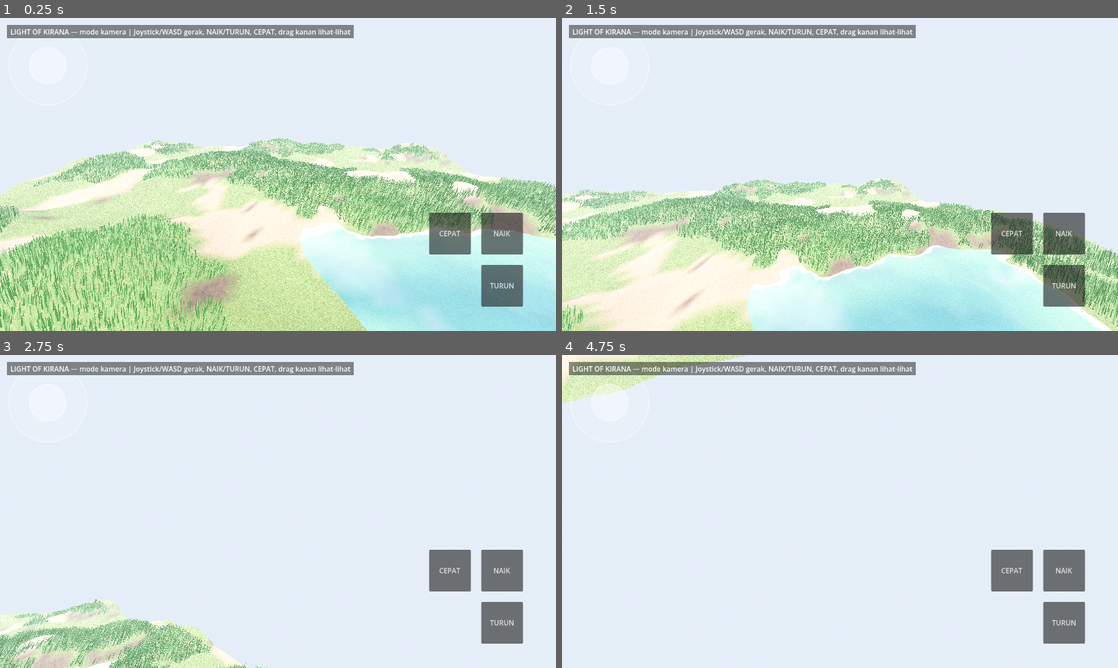
Above: before the commit, frames 1-4 (two rows, left to right).
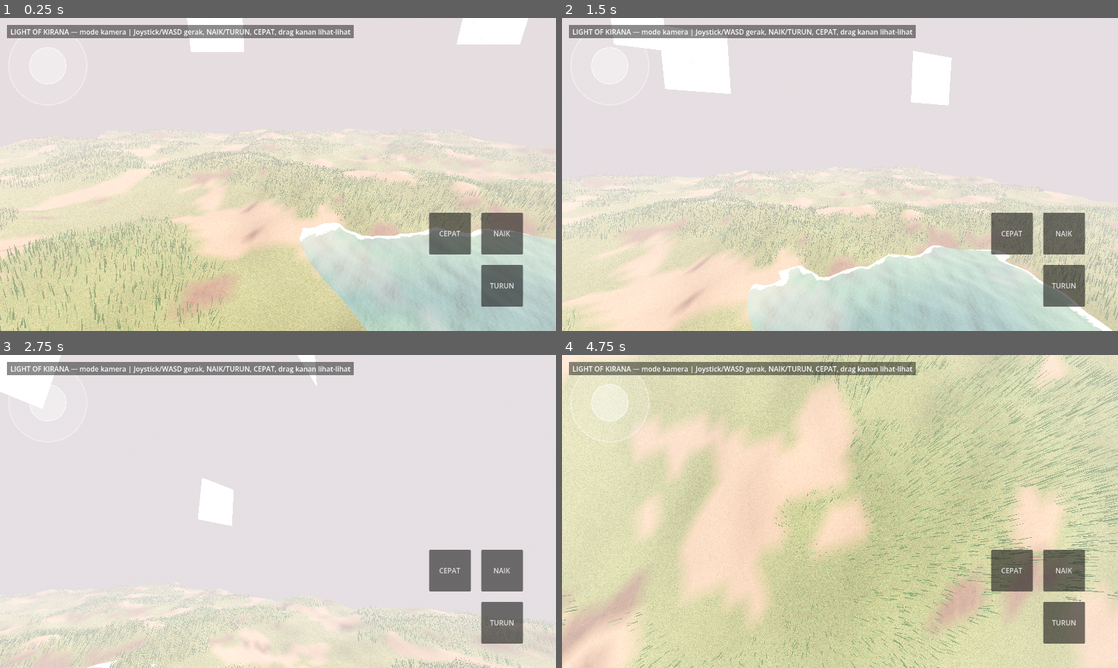
Above: after the commit, the same moments.

Repository: bagus123triga/light-of-kirana
Game: Godot game, scene res://scenes/main.tscn
Same seed, same stepped clock (60 frames per second), same inputs: the game is played once before the commit and once after it.
Inputs (mouse positions are in pixels of both pictures, inside the frame that each line leads up to):
- Up to frame 1 (0.25 s): no input
- Up to frame 2 (1.5 s): drag from (612, 64) to (895, 105) at 0.52 s; drag from (728, 190) to (812, 237) at 1.27 s
- Up to frame 3 (2.75 s): move the mouse to (333, 442) at 2.02 s; hold D from 2.03 s (still down); hold Shift from 2.03 s (still down)
- Up to frame 4 (4.75 s): release D at 2.75 s; release Shift at 2.75 s; drag from (812, 574) to (673, 464) at 2.77 s; move the mouse to (1006, 558) at 3.52 s; hold A 3.53-4.25 s; hold Shift 3.53-4.25 s; tap Space at 3.77 s; drag from (673, 464) to (756, 433) at 4.27 s

The runs differ from the first frame. In frame 1, 43% of the frame differs, in the area x 0-100%, y 0-100%; in frame 2, 36%; in frame 3, 18%; in frame 4, 97%.

Commit message:
World 128m + siklus hari + langit bertekstur (matahari/bulan/bintang/awan)

Diff:
--- a/scripts/fly_camera.gd
+++ b/scripts/fly_camera.gd
@@ -27,6 +27,9 @@
 func _ready() -> void:
 	add_to_group("fly_camera")
 	position = Vector3(0.0, 9.0, 20.0)
+	# Jarak pandang jauh biar kubah bintang (400 m) + matahari/bulan
+	# (350 m) kelihatan; kabut yang menelan terrain di ~90 m.
+	far = 600.0
 	_update_camera()
 	_create_touch_controls()
 
--- a/scripts/main.gd
+++ b/scripts/main.gd
@@ -7,8 +7,10 @@
 const WorldScript := preload("res://scripts/world.gd")
 const FlyCameraScript := preload("res://scripts/fly_camera.gd")
 const AmbienceScript := preload("res://scripts/ambience.gd")
+const SkyScript := preload("res://scripts/sky.gd")
 
 var _world: Node3D
+var _sky: Node3D
 var _test_mode := false
 var _test_frames := 0
 
@@ -26,6 +28,10 @@
 	cam.set_script(FlyCameraScript)
 	cam.world = _world
 	add_child(cam)
+	# Langit + siklus hari (matahari/bulan/bintang/awan bertekstur).
+	_sky = Node3D.new()
+	_sky.set_script(SkyScript)
+	add_child(_sky)
 	var layer := CanvasLayer.new()
 	add_child(layer)
 	var label := Label.new()
@@ -68,12 +74,13 @@
 			failures.append("jenis tanah invalid")
 		# Sebaran warna tanah: batu jangan mendominasi bukit (dugaan
 		# "atas putih" — batu abu-abu di mana-mana), rumput harus dominan.
+		# World kini 128 m, jadi sampel di ±60 (bukan ±30).
 		var rng := RandomNumberGenerator.new()
 		rng.seed = 7
 		var counts := [0, 0, 0]
 		for i in 400:
-			var x := rng.randf_range(-30.0, 30.0)
-			var z := rng.randf_range(-30.0, 30.0)
+			var x := rng.randf_range(-60.0, 60.0)
+			var z := rng.randf_range(-60.0, 60.0)
 			counts[_world.get_ground_type(x, z)] += 1
 		print("GROUND: rumput=%d tanah=%d batu=%d" % counts)
 		if float(counts[2]) / 400.0 > 0.25:
@@ -91,7 +98,36 @@
 			failures.append("material terrain null")
 		elif _world.terrain_material.get_shader_parameter("grass_tex") == null:
 			failures.append("tekstur rumput terrain tidak terpasang")
-		# Kamera terbang: ada, aktif, dan bisa gerak.
+		# World 128 m (bukan 64): ujung world masih ada tanah, bukan void.
+		if absf(_world.get_height(-60.0, -60.0)) > 6.0:
+			failures.append("ujung world terlalu curam")
+		# Rumput: world 4x luas, jumlah helai harus naik (120k).
+		if grass == null or grass.multimesh.instance_count < 50000:
+			failures.append("rumput terlalu sedikit untuk world 128 m")
+		# Langit + siklus hari: node ada, matahari/bulan/bintang/awan ada,
+		# waktu berjalan (siang->sore->malam).
+		if _sky == null:
+			failures.append("langit null")
+		else:
+			var t0: float = _sky.time_of_day
+			_sky.set_time_of_day(12.0)
+			if absf(_sky.time_of_day - 12.0) > 0.01:
+				failures.append("set waktu gagal")
+			_sky.set_time_of_day(t0)
+			if _sky.get_node_or_null("StarDome") == null:
+				failures.append("kubah bintang tidak ada")
+			var sun_found := false
+			var moon_found := false
+			for child in _sky.get_children():
+				if child is Sprite3D and child.texture != null:
+					if child.texture.resource_path.ends_with("sun.png"):
+						sun_found = true
+					if child.texture.resource_path.ends_with("moon.png"):
+						moon_found = true
+			if not sun_found:
+				failures.append("matahari tidak ada")
+			if not moon_found:
+				failures.append("bulan tidak ada")
 		var cam := get_tree().get_first_node_in_group("fly_camera")
 		if cam == null:
 			failures.append("kamera terbang null")
--- /dev/null
+++ b/scripts/sky.gd
@@ -0,0 +1,282 @@
+extends Node3D
+
+## LIGHT OF KIRANA — langit + siklus hari (minta Bagus 2026-11-09).
+## Pagi, siang, sore, malam otomatis (1 hari = 10 menit). Matahari, bulan,
+## bintang, awan — semuanya pakai TEKSTUR asli (bukan asal bikin):
+## - Matahari: foto NASA SDO (public domain) -> sun.png
+## - Bulan: foto NASA FullMoon2010 (public domain) -> moon.png
+## - Bintang: foto langit malam CC0 (Wikimedia) -> stars.jpg
+## - Awan: foto awan cumulus CC0 (Wikimedia), langit biru di-key -> cloud.png
+## Langit (gradien) tetap ProceduralSkyMaterial; kabut + cahaya ikut waktu.
+## Jarak pandang diatur kabut (VIEW_DISTANCE).
+
+const DAY_LENGTH := 600.0  # detik untuk 1 hari penuh (10 menit)
+const SKY_RADIUS := 400.0  # radius kubah bintang
+const BODY_DISTANCE := 350.0  # jarak matahari/bulan dari kamera
+const VIEW_DISTANCE := 90.0  # jarak pandang (kabut menelan di jarak ini)
+const CLOUD_COUNT := 10
+
+var time_of_day := 8.0  # jam, 0..24. Mulai pagi.
+
+var _env: Environment
+var _sky_mat: ProceduralSkyMaterial
+var _sun_light: DirectionalLight3D
+var _sun_sprite: Sprite3D
+var _moon_sprite: Sprite3D
+var _star_dome: MeshInstance3D
+var _star_mat: ShaderMaterial
+var _clouds: Array[Sprite3D] = []
+var _camera: Camera3D
+
+# Keyframe langit: [jam, sky_top, sky_horizon, ground_horizon,
+#   ambient_color, ambient_energy, sun_color, sun_energy,
+#   fog_color, bintang (0..1)]
+const KEYS := [
+	[0.0, Color(0.015, 0.02, 0.06), Color(0.04, 0.05, 0.10), Color(0.03, 0.03, 0.05), Color(0.10, 0.12, 0.20), 0.25, Color(0.0, 0.0, 0.0), 0.0, Color(0.03, 0.04, 0.08), 1.0],
+	[5.0, Color(0.03, 0.04, 0.10), Color(0.10, 0.10, 0.18), Color(0.05, 0.05, 0.08), Color(0.14, 0.16, 0.24), 0.3, Color(0.0, 0.0, 0.0), 0.0, Color(0.06, 0.07, 0.12), 1.0],
+	[6.5, Color(0.25, 0.35, 0.60), Color(0.95, 0.55, 0.35), Color(0.45, 0.40, 0.35), Color(0.55, 0.50, 0.55), 0.45, Color(1.0, 0.55, 0.25), 0.7, Color(0.80, 0.55, 0.45), 0.25],
+	[9.0, Color(0.35, 0.60, 0.90), Color(0.75, 0.85, 0.95), Color(0.70, 0.78, 0.85), Color(0.72, 0.80, 0.92), 0.6, Color(1.0, 0.95, 0.85), 1.0, Color(0.75, 0.83, 0.92), 0.0],
+	[12.0, Color(0.30, 0.55, 0.95), Color(0.75, 0.85, 0.98), Color(0.70, 0.78, 0.85), Color(0.72, 0.80, 0.92), 0.65, Color(1.0, 0.98, 0.90), 1.2, Color(0.75, 0.83, 0.92), 0.0],
+	[15.0, Color(0.32, 0.57, 0.92), Color(0.78, 0.84, 0.95), Color(0.72, 0.78, 0.85), Color(0.72, 0.80, 0.92), 0.6, Color(1.0, 0.95, 0.80), 1.1, Color(0.75, 0.83, 0.92), 0.0],
+	[17.5, Color(0.35, 0.50, 0.80), Color(0.95, 0.70, 0.45), Color(0.70, 0.60, 0.50), Color(0.70, 0.68, 0.75), 0.5, Color(1.0, 0.70, 0.35), 0.9, Color(0.85, 0.70, 0.55), 0.0],
+	[18.5, Color(0.15, 0.18, 0.40), Color(0.90, 0.45, 0.25), Color(0.35, 0.28, 0.30), Color(0.45, 0.40, 0.55), 0.35, Color(1.0, 0.45, 0.20), 0.4, Color(0.60, 0.40, 0.35), 0.35],
+	[20.0, Color(0.03, 0.04, 0.10), Color(0.08, 0.08, 0.16), Color(0.04, 0.04, 0.07), Color(0.14, 0.16, 0.24), 0.3, Color(0.0, 0.0, 0.0), 0.0, Color(0.05, 0.06, 0.10), 1.0],
+	[24.0, Color(0.015, 0.02, 0.06), Color(0.04, 0.05, 0.10), Color(0.03, 0.03, 0.05), Color(0.10, 0.12, 0.20), 0.25, Color(0.0, 0.0, 0.0), 0.0, Color(0.03, 0.04, 0.08), 1.0],
+]
+
+
+func _ready() -> void:
+	_create_environment()
+	_create_sun_light()
+	_create_bodies()
+	_create_star_dome()
+	_create_clouds()
+	_update_sky(0.0)
+
+
+func _process(delta: float) -> void:
+	time_of_day = fmod(time_of_day + delta / DAY_LENGTH * 24.0, 24.0)
+	_update_sky(delta)
+
+
+func set_time_of_day(hour: float) -> void:
+	time_of_day = fmod(hour, 24.0)
+	_update_sky(0.0)
+
+
+func get_camera() -> Camera3D:
+	if _camera == null:
+		_camera = get_tree().get_first_node_in_group("fly_camera") as Camera3D
+	return _camera
+
+
+func _cam_pos() -> Vector3:
+	var cam := get_camera()
+	if cam:
+		return cam.global_position
+	return Vector3.ZERO
+
+
+# --- Lingkungan (langit, kabut, cahaya ambient) ---
+
+func _create_environment() -> void:
+	var world_env := WorldEnvironment.new()
+	_env = Environment.new()
+	_env.background_mode = Environment.BG_SKY
+	var sky := Sky.new()
+	_sky_mat = ProceduralSkyMaterial.new()
+	_sky_mat.sun_angle_max = 30.0
+	sky.sky_material = _sky_mat
+	_env.sky = sky
+	_env.ambient_light_source = Environment.AMBIENT_SOURCE_COLOR
+	_env.tonemap_mode = Environment.TONE_MAPPER_ACES
+	_env.glow_enabled = true
+	_env.glow_intensity = 0.2
+	_env.fog_enabled = true
+	# Kabut menelan di jarak pandang: di VIEW_DISTANCE, ~85% tertutup kabut.
+	_env.fog_density = 1.9 / VIEW_DISTANCE
+	world_env.environment = _env
+	add_child(world_env)
+
+
+func _create_sun_light() -> void:
+	_sun_light = DirectionalLight3D.new()
+	_sun_light.shadow_enabled = true
+	# Bayangan cuma di sekitar kamera (hemat GPU) — bukan seluruh world.
+	_sun_light.directional_shadow_max_distance = 60.0
+	add_child(_sun_light)
+
+
+# --- Matahari & bulan (billboard bertekstur, ikut kamera) ---
+
+func _make_body_sprite(tex_path: String, size: float) -> Sprite3D:
+	var s := Sprite3D.new()
+	s.texture = load(tex_path)
+	s.pixel_size = size / 512.0
+	s.shaded = false
+	s.double_sided = false
+	# Tanpa kabut: benda langit harus tetap kelihatan dari jauh.
+	var mat := StandardMaterial3D.new()
+	mat.shading_mode = BaseMaterial3D.SHADING_MODE_UNSHADED
+	mat.disable_fog = true
+	mat.transparency = BaseMaterial3D.TRANSPARENCY_ALPHA
+	s.material_override = mat
+	add_child(s)
+	return s
+
+
+func _create_bodies() -> void:
+	_sun_sprite = _make_body_sprite("res://assets/textures/sun.png", 60.0)
+	_moon_sprite = _make_body_sprite("res://assets/textures/moon.png", 36.0)
+
+
+# --- Bintang (kubah bertekstur, cuma bintangnya yang kelihatan) ---
+
+func _create_star_dome() -> void:
+	_star_mat = ShaderMaterial.new()
+	_star_mat.shader = load("res://shaders/stars.gdshader")
+	_star_mat.set_shader_parameter("star_tex", load("res://assets/textures/stars.jpg"))
+	_star_mat.set_shader_parameter("star_brightness", 0.0)
+	var sphere := SphereMesh.new()
+	sphere.radius = SKY_RADIUS
+	sphere.height = SKY_RADIUS * 2.0
+	sphere.radial_segments = 32
+	sphere.rings = 16
+	_star_dome = MeshInstance3D.new()
+	_star_dome.name = "StarDome"
+	_star_dome.mesh = sphere
+	_star_dome.material_override = _star_mat
+	_star_dome.cast_shadow = GeometryInstance3D.SHADOW_CASTING_SETTING_OFF
+	add_child(_star_dome)
+
+
+# --- Awan (billboard bertekstur, hanyut pelan ikut angin) ---
+
+func _create_clouds() -> void:
+	var rng := RandomNumberGenerator.new()
+	rng.seed = 4242
+	var tex := load("res://assets/textures/cloud.png")
+	for i in CLOUD_COUNT:
+		var s := Sprite3D.new()
+		s.texture = tex
+		# Awan besar (20-50 m) — pixel_size dari lebar tekstur 512 px.
+		var w := rng.randf_range(20.0, 50.0)
+		s.pixel_size = w / 512.0
+		s.shaded = false
+		s.modulate = Color(1, 1, 1, rng.randf_range(0.75, 0.95))
+		var mat := StandardMaterial3D.new()
+		mat.shading_mode = BaseMaterial3D.SHADING_MODE_UNSHADED
+		mat.disable_fog = true
+		mat.transparency = BaseMaterial3D.TRANSPARENCY_ALPHA
+		s.material_override = mat
+		# Posisi acak di sekitar origin; _update_sky yang menempelkan ke kamera.
+		s.position = Vector3(rng.randf_range(-180.0, 180.0), rng.randf_range(65.0, 110.0), rng.randf_range(-180.0, 180.0))
+		s.set_meta("drift", rng.randf_range(0.5, 1.5))
+		add_child(s)
+		_clouds.append(s)
+
+
+# --- Update per frame ---
+
+func _sample_keys(t: float) -> Array:
+	# Cari 2 keyframe yang mengapit t, lalu interpolasi.
+	var prev: Array = KEYS[0]
+	var next: Array = KEYS[KEYS.size() - 1]
+	for k in KEYS:
+		if k[0] <= t:
+			prev = k
+		if k[0] >= t:
+			next = k
+			break
+	var span: float = next[0] - prev[0]
+	var f := 0.0
+	if span > 0.001:
+		f = (t - prev[0]) / span
+	var out := []
+	for i in range(1, prev.size()):
+		var a = prev[i]
+		var b = next[i]
+		if a is Color:
+			out.append(a.lerp(b, f))
+		else:
+			out.append(lerpf(float(a), float(b), f))
+	return out
+
+
+func _update_sky(delta: float) -> void:
+	var k := _sample_keys(time_of_day)
+	var sky_top: Color = k[0]
+	var sky_horizon: Color = k[1]
+	var ground_horizon: Color = k[2]
+	var ambient_color: Color = k[3]
+	var ambient_energy: float = k[4]
+	var sun_color: Color = k[5]
+	var sun_energy: float = k[6]
+	var fog_color: Color = k[7]
+	var stars: float = k[8]
+
+	_sky_mat.sky_top_color = sky_top
+	_sky_mat.sky_horizon_color = sky_horizon
+	_sky_mat.ground_bottom_color = ground_horizon.darkened(0.4)
+	_sky_mat.ground_horizon_color = ground_horizon
+	_env.ambient_light_color = ambient_color
+	_env.ambient_light_energy = ambient_energy
+	_env.fog_light_color = fog_color
+
+	# Matahari: terbit 06:00, tenggelam 18:00. Bulan: kebalikannya.
+	var sun_angle := (time_of_day - 6.0) / 12.0 * PI
+	var sun_dir := Vector3(cos(sun_angle), sin(sun_angle), 0.35).normalized()
+	var moon_angle := sun_angle + PI
+	var moon_dir := Vector3(cos(moon_angle), sin(moon_angle), 0.35).normalized()
+
+	# Cahaya matahari (arah + warna + intensitas ikut waktu).
+	# Siang: cahaya matahari. Malam: cahaya bulan (redup, kebiruan).
+	# look_at cuma dipanggil untuk benda yang lagi di atas horizon —
+	# kalau arahnya sejajar sumbu Y, look_at bisa gagal.
+	if sun_energy > 0.01:
+		_sun_light.light_color = sun_color
+		_sun_light.light_energy = sun_energy
+		_sun_light.look_at_from_position(Vector3.ZERO, -sun_dir, Vector3.UP)
+	else:
+		_sun_light.light_color = Color(0.65, 0.75, 1.0)
+		_sun_light.light_energy = 0.12
+		_sun_light.look_at_from_position(Vector3.ZERO, -moon_dir, Vector3.UP)
+
+	var cam_pos := _cam_pos()
+
+	# Matahari & bulan: tempel di kamera, searah sudutnya, redup di horizon.
+	var sun_up := clampf(sun_dir.y * 3.0, 0.0, 1.0)
+	_sun_sprite.position = cam_pos + sun_dir * BODY_DISTANCE
+	_sun_sprite.modulate = Color(1, 1, 1, sun_up)
+	_sun_sprite.visible = sun_up > 0.01
+	var moon_up := clampf(moon_dir.y * 3.0, 0.0, 1.0)
+	_moon_sprite.position = cam_pos + moon_dir * BODY_DISTANCE
+	_moon_sprite.modulate = Color(1, 1, 1, moon_up)
+	_moon_sprite.visible = moon_up > 0.01
+
+	# Bintang: kubah ikut kamera, terangnya ikut malam.
+	_star_dome.position = cam_pos
+	_star_mat.set_shader_parameter("star_brightness", stars)
+
+	# Awan: hanyut pelan searah angin, melingkar di sekitar kamera.
+	# Siang putih, malam gelap kebiruan (biar tidak menyala di malam hari).
+	var day_f := clampf(sun_energy, 0.0, 1.0)
+	var cloud_tint := Color(0.25, 0.30, 0.45).lerp(Color.WHITE, day_f)
+	for c in _clouds:
+		var drift: float = c.get_meta("drift")
+		c.position.x += drift * delta
+		# Jaga awan tetap di sekitar kamera (bungkus di radius 200 m).
+		var rel := c.position - Vector3(cam_pos.x, 0.0, cam_pos.z)
+		if rel.x > 200.0:
+			c.position.x -= 400.0
+		elif rel.x < -200.0:
+			c.position.x += 400.0
+		if rel.z > 200.0:
+			c.position.z -= 400.0
+		elif rel.z < -200.0:
+			c.position.z += 400.0
+		var m := c.modulate
+		m.r = cloud_tint.r
+		m.g = cloud_tint.g
+		m.b = cloud_tint.b
+		c.modulate = m
--- a/scripts/world.gd
+++ b/scripts/world.gd
@@ -1,20 +1,22 @@
 extends Node3D
 
-## LIGHT OF KIRANA — dunia v1.
+## LIGHT OF KIRANA — dunia v2 (world 128 m, minta Bagus 2026-11-09).
 ## Tanah berbukit dari heightmap + noise (tanpa addon), bertekstur CC0
 ## Poly Haven (rumput / tanah gundul / batu lereng curam, mask per-vertex).
 ## Danau bertepi berombak (tanpa garis lurus) + air shader stylized.
 ## Rumput MultiMesh + shader angin. Tanpa pohon & batu (minta Bagus 2026-11-09).
-## Cahaya: 1 matahari + langit + kabut (GL Compatibility).
+## Langit + siklus hari + kabut (jarak pandang) diatur scripts/sky.gd.
 
 enum GroundType { GRASS, DIRT, ROCK }
 
-const WORLD_SIZE := 64.0
-const SUBDIV := 64
+const WORLD_SIZE := 128.0
+const SUBDIV := 128
 const LAKE_CENTER := Vector2(14.0, 12.0)
 const LAKE_RADIUS := 9.0
 const WATER_LEVEL := -0.25
-const GRASS_COUNT := 80000
+# World 4x lebih luas (64->128 m); rumput 80k->120k biar tetap rapat
+# tanpa ngelag di tablet (120k x 8 vertex = ~1 jt vertex, 1 draw call).
+const GRASS_COUNT := 120000
 
 var grass_material: ShaderMaterial
 var terrain_material: ShaderMaterial
@@ -35,7 +37,6 @@
 	_dirt_noise.frequency = 0.08
 	_dirt_noise.fractal_octaves = 3
 	_ambience = get_tree().get_first_node_in_group("ambience")
-	_create_environment()
 	_create_terrain()
 	_create_water()
 	_create_grass()
@@ -118,40 +119,6 @@
 			return Color(1.0, 0.0, 0.0)
 		_:
 			return Color(0.0, 1.0, 0.0)
-
-
-# --- Langit, matahari, kabut ---
-
-func _create_environment() -> void:
-	var world_env := WorldEnvironment.new()
-	var env := Environment.new()
-	env.background_mode = Environment.BG_SKY
-	var sky := Sky.new()
-	var sky_mat := ProceduralSkyMaterial.new()
-	sky_mat.sky_top_color = Color(0.35, 0.60, 0.90)
-	sky_mat.sky_horizon_color = Color(0.75, 0.85, 0.95)
-	sky_mat.ground_bottom_color = Color(0.25, 0.30, 0.25)
-	sky_mat.ground_horizon_color = Color(0.70, 0.78, 0.85)
-	sky_mat.sun_angle_max = 30.0
-	sky.sky_material = sky_mat
-	env.sky = sky
-	env.ambient_light_source = Environment.AMBIENT_SOURCE_COLOR
-	env.ambient_light_color = Color(0.72, 0.80, 0.92)
-	env.ambient_light_energy = 0.6
-	env.tonemap_mode = Environment.TONE_MAPPER_ACES
-	env.glow_enabled = true
-	env.glow_intensity = 0.2
-	env.fog_enabled = true
-	env.fog_light_color = Color(0.75, 0.83, 0.92)
-	env.fog_density = 0.004
-	world_env.environment = env
-	add_child(world_env)
-	var sun := DirectionalLight3D.new()
-	sun.rotation_degrees = Vector3(-48.0, -32.0, 0.0)
-	sun.light_energy = 1.0
-	sun.shadow_enabled = true
-	sun.directional_shadow_max_distance = 60.0
-	add_child(sun)
 
 
 # --- Tanah ---
--- /dev/null
+++ b/shaders/stars.gdshader
@@ -0,0 +1,19 @@
+// LIGHT OF KIRANA — kubah bintang (minta Bagus 2026-11-09).
+// Tekstur = foto langit malam asli (CC0, Wikimedia) — bukan titik asal bikin.
+// Cuma piksel terang (bintang) yang kelihatan; langit gelap foto jadi
+// transparan, jadi gradien langit ProceduralSkyMaterial tetap terlihat.
+// Dilihat dari dalam (cull_front), tanpa kabut, tanpa cahaya.
+shader_type spatial;
+render_mode unshaded, cull_front, depth_draw_opaque, blend_mix;
+
+uniform sampler2D star_tex : filter_linear_mipmap, repeat_enable;
+uniform float star_brightness = 1.0;
+
+void fragment() {
+	vec3 c = texture(star_tex, UV).rgb;
+	float l = dot(c, vec3(0.299, 0.587, 0.114));
+	// Ambang: cuma bintang (terang) yang muncul, langit gelap hilang.
+	float a = smoothstep(0.08, 0.35, l) * star_brightness;
+	ALBEDO = c;
+	ALPHA = a;
+}
Binary file added: assets/textures/cloud.png
Not shown, added: assets/textures/cloud.png.import
Binary file added: assets/textures/moon.png
Not shown, added: assets/textures/moon.png.import
Binary file added: assets/textures/stars.jpg
Not shown, added: assets/textures/stars.jpg.import
Binary file added: assets/textures/sun.png
Not shown, added: assets/textures/sun.png.import
Not shown, added: scripts/sky.gd.uid
Not shown, added: shaders/stars.gdshader.uid
Not shown, changed: Agent.md
